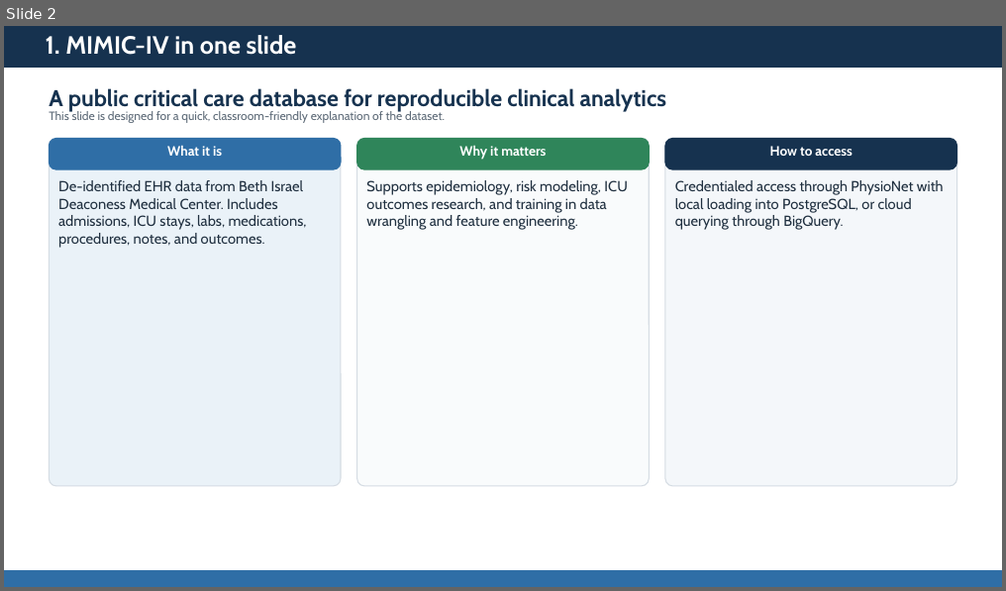
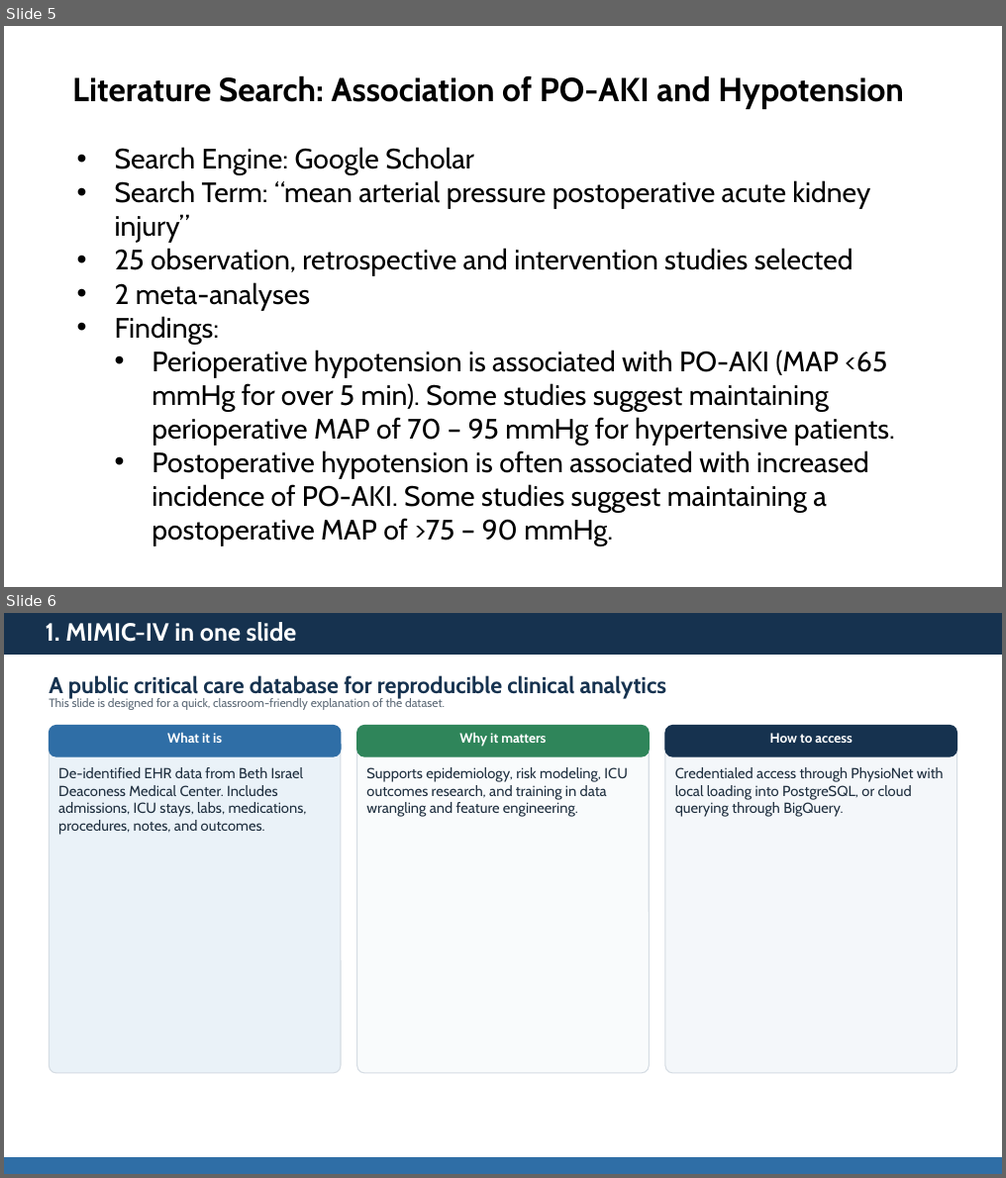
Before and after one commit to AngelJeriko/Juptyer-Janitors-Wrangling-project, a slide deck: final presentation.pptx. Shown one above the other, each under a label of ours: slide 2 before the commit, slides 5 and 6 after it. The pictures are 1006x591 and 1006x1178 pixels, drawn with LibreOffice and Linux fonts; fonts in the diff are those of the drawing. Boxes give left, top, right and bottom in pixels: in the first picture for what was removed or moved away, otherwise in the second. Text is boxed around its words. In the diff, an @@ line names an element or a change of style, - is before the commit and + after.

```diff
--- a/final presentation.pptx
+++ b/final presentation.pptx
@@ slide 5 added at [4, 26, 1002, 587], background #FFFFFF @@
@@ text added at [72, 76, 904, 109], 32 pt, text #000000, bold @@
+Literature Search: Association of PO-AKI and Hypotension
@@ text added at [115, 147, 895, 546], 27 pt, text #000000 @@
+• Search Engine: Google Scholar
+• Search Term: “mean arterial pressure postoperative acute kidney injury”
+• 25 observation, retrospective and intervention studies selected
+• 2 meta-analyses
+• Findings:
+  • Perioperative hypotension is associated with PO-AKI (MAP <65 mmHg for over 5 min). Some studies suggest maintaining perioperative MAP of 70 – 95 mmHg for hypertensive patients.
+  • Postoperative hypotension is often associated with increased incidence of PO-AKI. Some studies suggest maintaining a postoperative MAP of >75 – 90 mmHg.
@@ what was slide 2 is now slide 6 @@
```
Also in this commit, not shown: 1 slide changed, 3 other slides added.
